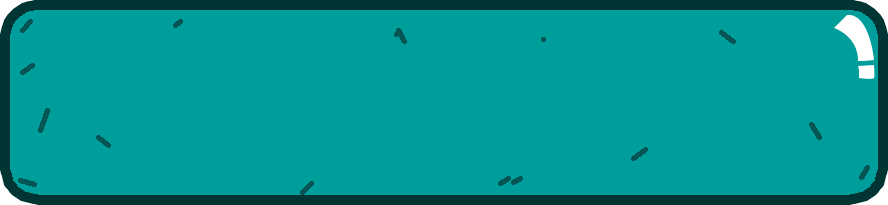
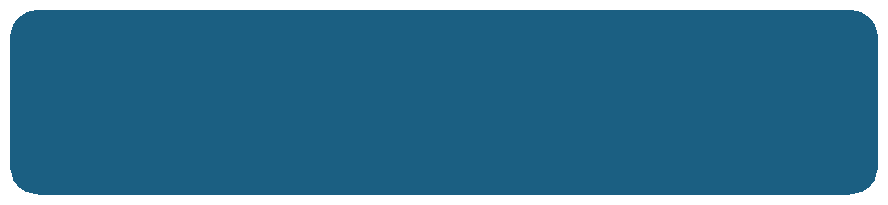
Before/after of a w=888, h=205 layered artwork. What changed in the layer stack:
removed layer "Layer 1" over left=18, top=19, right=870, bottom=195
removed layer "Shape 2" over left=858, top=65, right=875, bottom=79
removed layer "Shape 1" over left=834, top=14, right=874, bottom=61
painted on "Layer 0" over left=10, top=10, right=878, bottom=195
